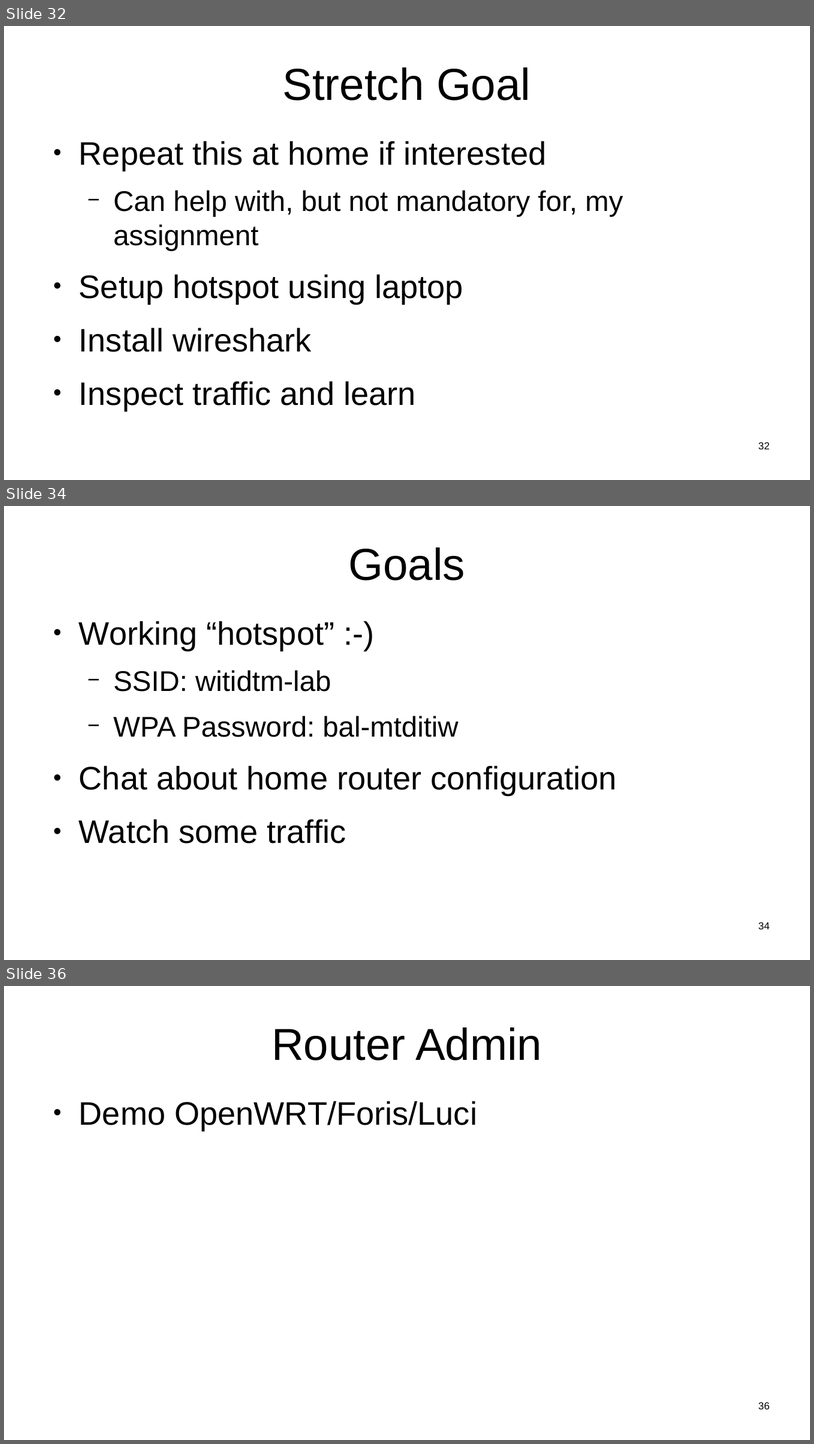
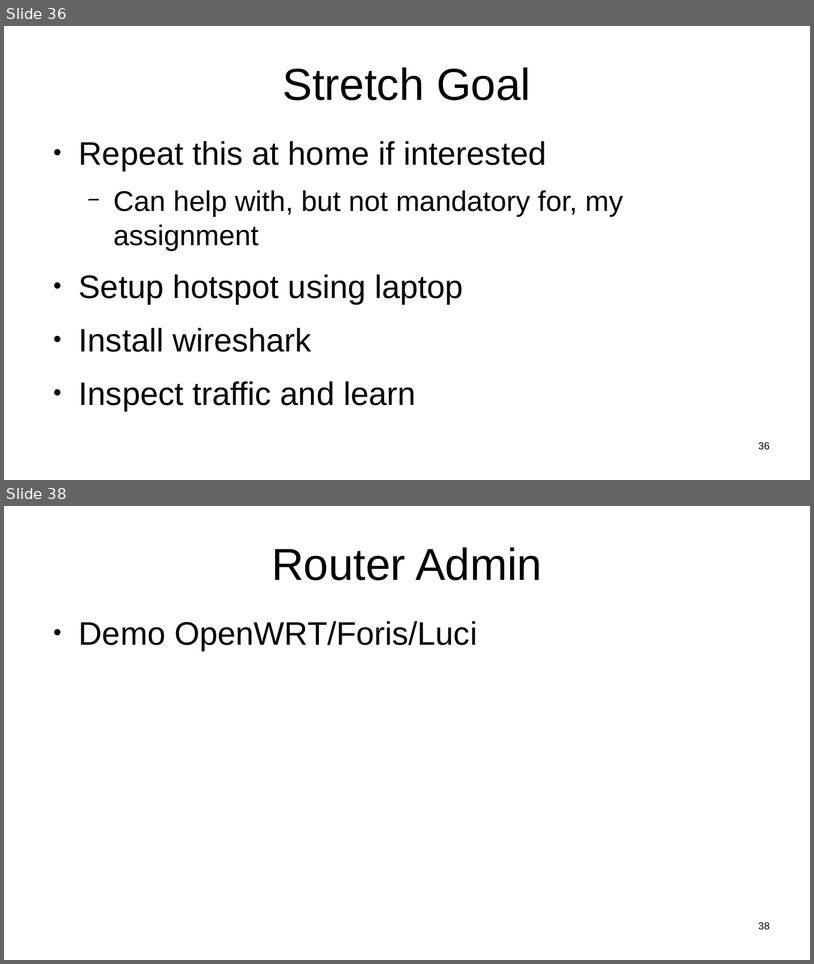
Before and after one commit to sftcd/witidtm, a slide deck: lectures/2022-2023/labs.odp. Shown one above the other, each under a label of ours: slides 32, 34 and 36 before the commit, slides 36 and 38 after it; the slides between them are not shown. The pictures are 814x1444 and 814x964 pixels, drawn with LibreOffice and Linux fonts; fonts in the diff are those of the drawing. Boxes give left, top, right and bottom in pixels: in the first picture for what was removed or moved away, otherwise in the second. Text is boxed around its words. In the diff, an @@ line names an element or a change of style, - is before the commit and + after.

```diff
--- a/lectures/2022-2023/labs.odp
+++ b/lectures/2022-2023/labs.odp
@@ slide 34 removed at <box>4,506,810,960</box>, background #FFFFFF @@
@@ title removed at <box>349,547,465,580</box> @@
-Goals
@@ text removed at <box>79,621,617,843</box> @@
-● Working “hotspot” :-)
-  − SSID: witidtm-lab
-  − WPA Password: bal-mtditiw
-● Chat about home router configuration
-● Watch some traffic
@@ page number removed at <box>759,922,770,929</box> @@
-34
@@ what was slide 32 is now slide 36 @@
@@ page number at <box>759,442,770,449</box>: text changed @@
-32
+36
@@ what was slide 36 is now slide 38 @@
```
Also in this commit, not shown: 10 slides changed, 8 slides added, 4 other slides removed, 1 other file.
